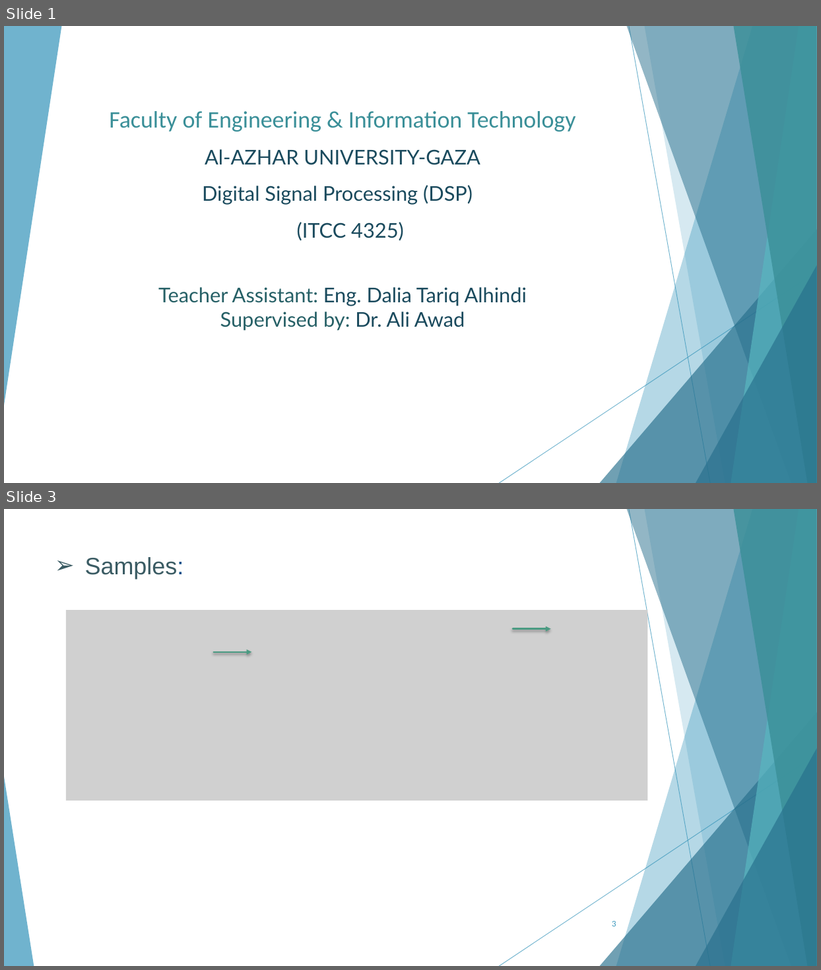
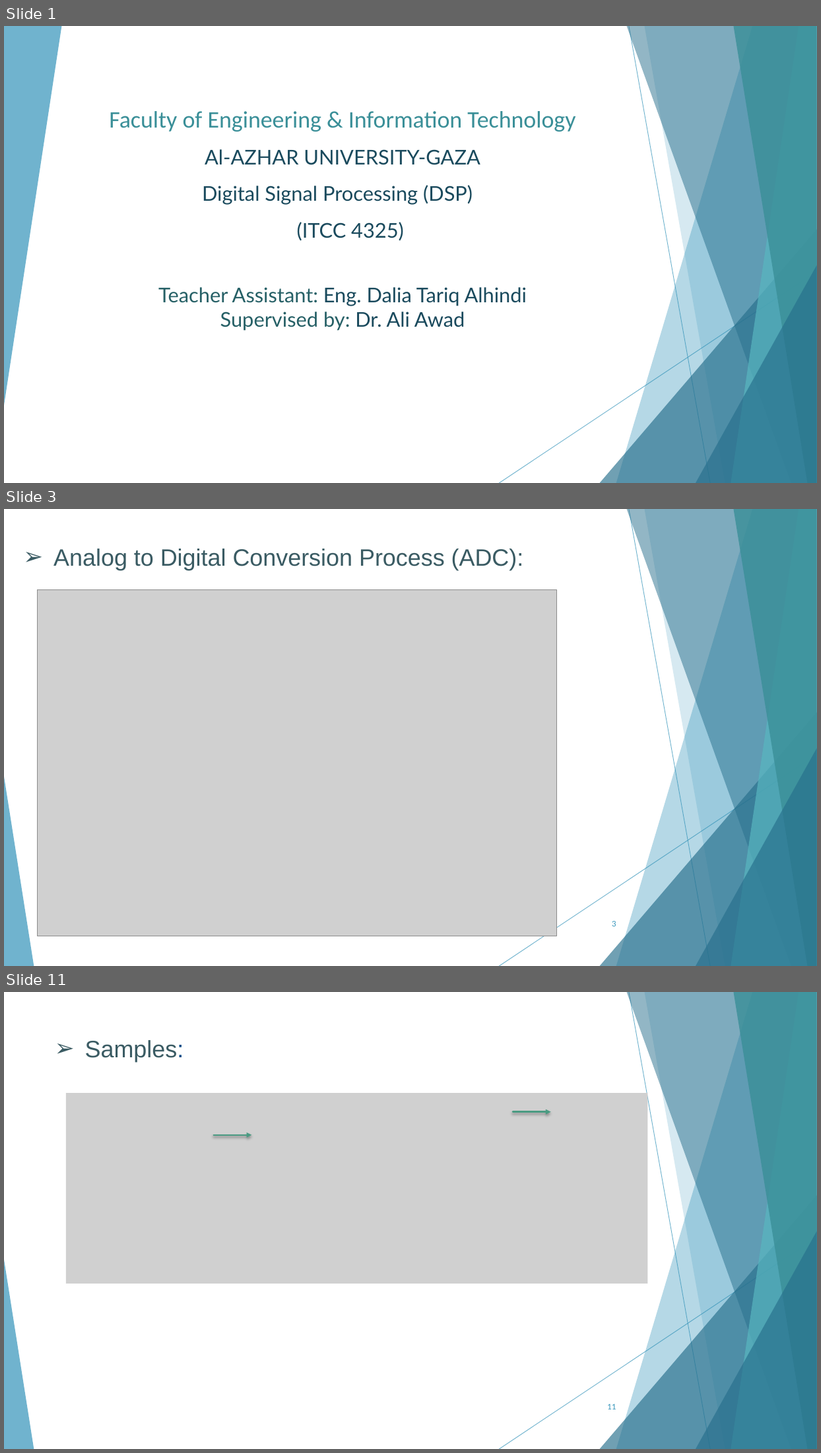
Before and after one commit to AhMjOU/DSP2, a slide deck: lec2.pptx. Shown one above the other, each under a label of ours: slides 1 and 3 before the commit, slides 1, 3 and 11 after it; the slides between them are not shown. The pictures are 821x970 and 821x1453 pixels, drawn with LibreOffice and Linux fonts; fonts in the diff are those of the drawing; grey boxes stand for pictures. Boxes give left, top, right and bottom in pixels: in the first picture for what was removed or moved away, otherwise in the second. Text is boxed around its words. In the diff, an @@ line names an element or a change of style, - is before the commit and + after.

```diff
--- a/lec2.pptx
+++ b/lec2.pptx
@@ slide 3 added at bbox=[4, 509, 817, 966], background #FFFFFF; not listed: 10 template elements that a slide beside it also shows @@
@@ text added at bbox=[54, 549, 524, 570], 28 pt, text #3A5B63 @@
+➢ Analog to Digital Conversion Process (ADC):
@@ picture added at bbox=[38, 590, 557, 936] @@
@@ page number added at bbox=[612, 921, 616, 927], 9 pt, text #3494BA @@
+3
@@ what was slide 3 is now slide 11 @@
@@ page number at bbox=[607, 1404, 616, 1410]: text changed @@
-3
+11
```
Also in this commit, not shown: 4 slides changed, 7 other slides added, 12 slides removed, 8 other files.
